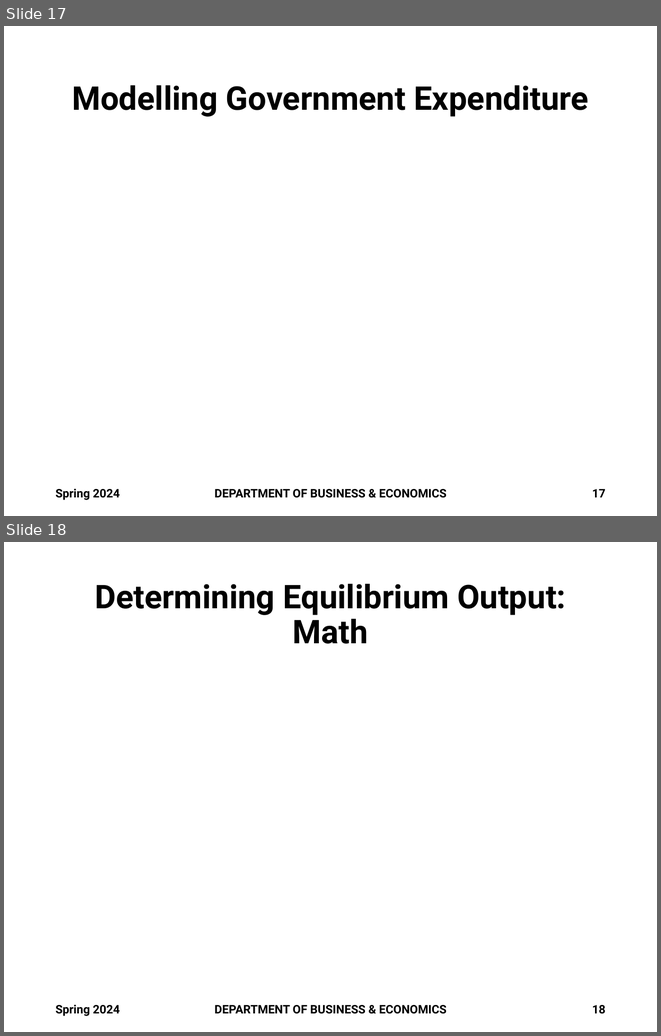
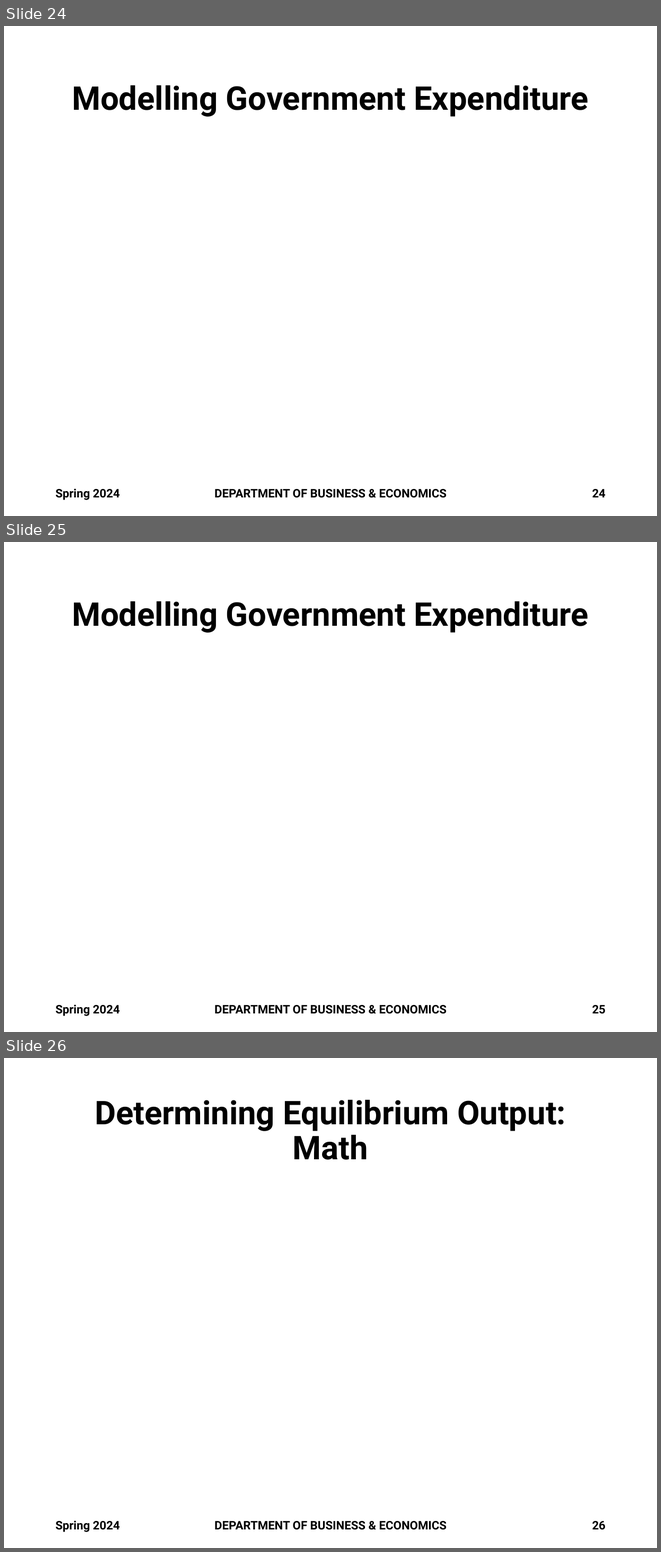
Before and after one commit to brianhwpark/brianhwpark.github.io, a slide deck: files/teaching-resources/monmouthcollege-econ-301/econ-301-s2024-lecture-note/ECON301-S2024-LEC02.pptx. Shown one above the other, each under a label of ours: slides 17 and 18 before the commit, slides 24, 25 and 26 after it. The pictures are 661x1036 and 661x1552 pixels, drawn with LibreOffice and Linux fonts; fonts in the diff are those of the drawing; grey boxes stand for pictures; background and template pictures are left out. Boxes give left, top, right and bottom in pixels: in the first picture for what was removed or moved away, otherwise in the second. Text is boxed around its words. In the diff, an @@ line names an element or a change of style, - is before the commit and + after.

```diff
--- a/files/teaching-resources/monmouthcollege-econ-301/econ-301-s2024-lecture-note/ECON301-S2024-LEC02.pptx
+++ b/files/teaching-resources/monmouthcollege-econ-301/econ-301-s2024-lecture-note/ECON301-S2024-LEC02.pptx
@@ slide 25 added at [4,542,657,1032], background #FFFFFF @@
@@ title added at [72,601,589,633], 36 pt, text #000000, bold @@
+Modelling Government Expenditure
@@ text added at [55,1004,120,1016], 13 pt, text #000000, bold @@
+Spring 2024
@@ text added at [214,1005,447,1014], 13 pt, text #000000, bold @@
+DEPARTMENT OF BUSINESS & ECONOMICS
@@ page number added at [592,1005,606,1014], 13 pt, text #000000, bold @@
+25
@@ what was slide 17 is now slide 24 @@
@@ page number at [592,489,606,497]: text changed @@
-17
+24
@@ what was slide 18 is now slide 26 @@
@@ page number at [592,1521,606,1530]: text changed @@
-18
+26
```
Also in this commit, not shown: 1 slide changed, 15 other slides added, 3 other files.
